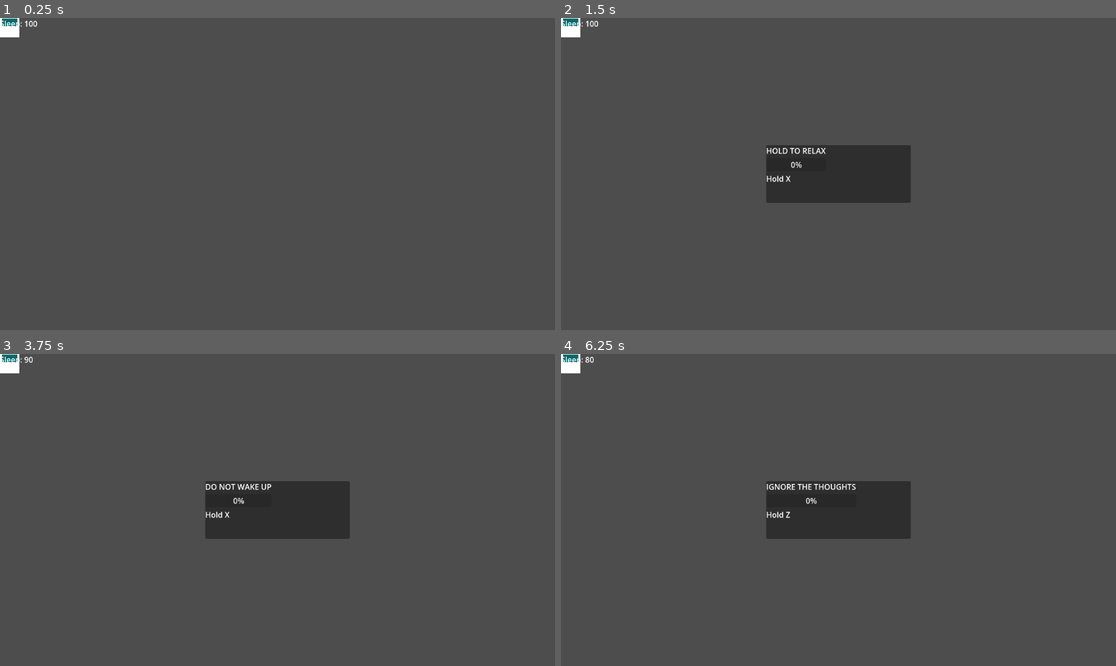
Above: before the commit, frames 1-4 (two rows, left to right).
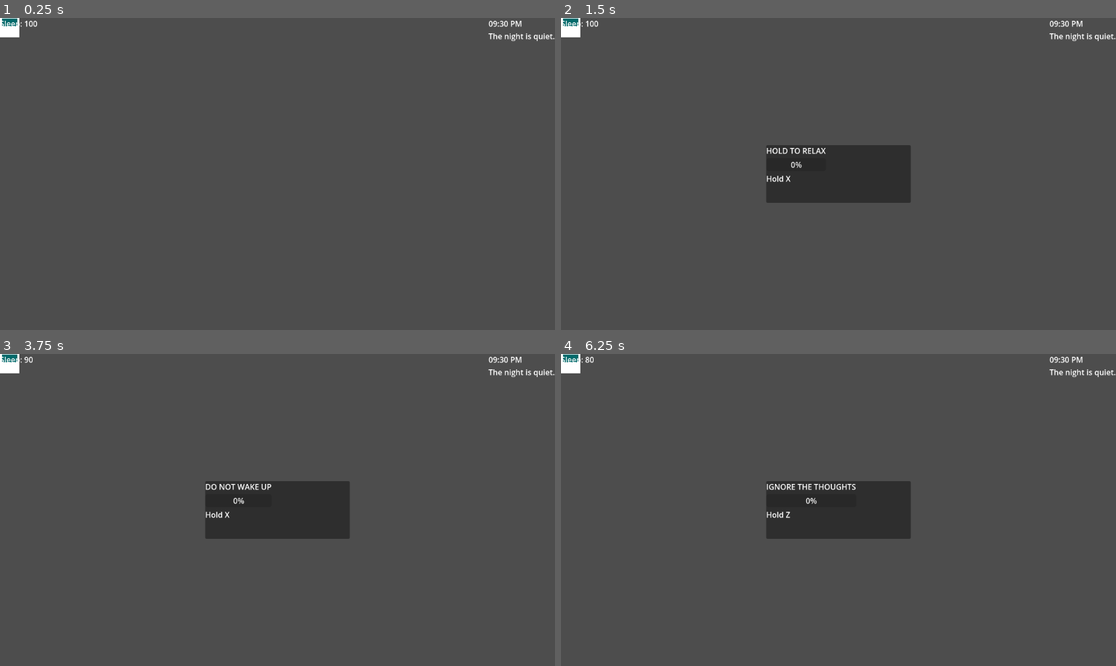
Above: after the commit, the same moments.

Repository: AiDN-Dev/let-me-sleep
Game: Godot game, scene res://Scenes/game.tscn
Same seed, same stepped clock (60 frames per second), same inputs: the game is played once before the commit and once after it. The project has no main scene, so this scene is started directly.
Inputs (mouse positions are in pixels of both pictures, inside the frame that each line leads up to):
- Up to frame 1 (0.25 s): no input
- Up to frame 2 (1.5 s): tap Enter (ui_accept) at 0.5, 0.77, 1.25 s; move the mouse to (960, 158) at 0.52 s; tap Space at 0.6 s; click (960, 158) at 0.67 s; drag from (727, 189) to (810, 236) at 1.27 s
- Up to frame 3 (3.75 s): tap Enter (ui_accept) at 2, 3.5 s; move the mouse to (333, 441) at 2.02 s; tap X at 2.1 s; click (333, 441) at 2.17 s; drag from (249, 572) to (111, 463) at 2.77 s; move the mouse to (444, 556) at 3.52 s; tap Space at 3.6 s; click (444, 556) at 3.67 s
- Up to frame 4 (6.25 s): tap Enter (ui_accept) at 3.77, 4.25, 5 s; drag from (672, 463) to (755, 432) at 4.27 s; move the mouse to (866, 510) at 5.02 s; tap X at 5.1 s; click (866, 510) at 5.17 s; drag from (755, 432) to (727, 525) at 5.77 s

The runs differ from the first frame. In frame 1, 0.2% of the frame differs, in the area x 87-100%, y 0-8%; in frame 2, 0.2%; in frame 3, 0.2%; in frame 4, 0.2%.

Commit message:
Difficutly is now tied to the time of night, Added some display stuff for that and tied mini-game difficulty to the time

Diff:
--- a/Scenes/game.tscn
+++ b/Scenes/game.tscn
@@ -25,6 +25,33 @@
 color = Color(8.904189e-07, 0.41373625, 0.41455206, 1)
 
 [node name="UI" type="CanvasLayer" parent="." unique_id=1549512587]
+
+[node name="PlayerUI" type="Node" parent="UI" unique_id=2142904523]
+
+[node name="SleepScoreLabel" type="Label" parent="UI/PlayerUI" unique_id=497460869]
+offset_right = 93.0
+offset_bottom = 23.0
+text = "Sleep Score:"
+
+[node name="TimeLabel" type="Label" parent="UI/PlayerUI" unique_id=1877776586]
+anchors_preset = 1
+anchor_left = 1.0
+anchor_right = 1.0
+offset_left = -102.0
+offset_bottom = 23.0
+grow_horizontal = 0
+text = "Current Time"
+
+[node name="TimeFlavourText" type="Label" parent="UI/PlayerUI" unique_id=1768669194]
+visible = false
+anchors_preset = 1
+anchor_left = 1.0
+anchor_right = 1.0
+offset_left = -115.0
+offset_top = 23.0
+offset_bottom = 46.0
+grow_horizontal = 0
+text = "blah  blah blah"
 
 [node name="InterruptionManager" type="Node" parent="UI" unique_id=225997389]
 script = ExtResource("2_wowpa")
@@ -134,11 +161,6 @@
 offset_right = 40.0
 offset_bottom = 40.0
 
-[node name="SleepScoreLabel" type="Label" parent="UI" unique_id=497460869]
-offset_right = 93.0
-offset_bottom = 23.0
-text = "Sleep Score:"
-
 [node name="DialogBox" type="Panel" parent="UI" unique_id=463574828]
 visible = false
 anchors_preset = 8
--- a/scripts/game.gd
+++ b/scripts/game.gd
@@ -5,7 +5,8 @@
 @onready var interruption_manager = $UI/InterruptionManager
 #@onready var dog_window = $UI/InterruptionManager/DogInterruptWindow
 #@onready var fail_panel = $UI/FailPanel
-@onready var sleep_label = $UI/SleepScoreLabel
+@onready var sleep_label: Label = $UI/PlayerUI/SleepScoreLabel
+@onready var time_label: Label = $UI/PlayerUI/TimeLabel
 
 var night_progress := 0
 
@@ -13,6 +14,7 @@
 var rng := RandomNumberGenerator.new()
 
 func _ready() -> void:
+	update_time_and_flavour()
 	rng.randomize()
 
 	# Connect QTE signal
@@ -67,6 +69,7 @@
 	if success:
 		SleepManager.adjust_score(5)   # reward for success
 		night_progress += 1
+		update_time_and_flavour()
 		start_sleep()
 	else:
 		SleepManager.adjust_score(-10) # penalty for failure
@@ -99,3 +102,38 @@
 # === UI updates ===
 func _update_sleep_label(new_score: int) -> void:
 	sleep_label.text = "Sleep: %d" % new_score
+
+func get_current_time() -> String:
+	var start_hour = 21
+	var start_minute = 30
+	var total_night_minutes = (7 * 60) + 60 # 10 hours = 600 minutes
+	var max_steps = 20
+
+	var minutes_per_step = total_night_minutes / max_steps
+	var total_minutes_elapsed = int(night_progress * minutes_per_step)
+
+	var hour = start_hour + int((start_minute + total_minutes_elapsed) / 60)
+	var minute = (start_minute + total_minutes_elapsed) % 60
+
+	var period = "AM"
+	if hour >= 24:
+		hour -= 24
+	if hour >= 12:
+		period = "PM"
+		if hour > 12:
+			hour -= 12
+	if hour == 0:
+		hour = 12
+
+	return "%02d:%02d %s" % [hour, minute, period]
+
+func get_flavour_text() -> String:
+	if night_progress <= 5:
+		return "The night is quiet."
+	elif night_progress <= 15:
+		return "The house feels restless."
+	else:
+		return "Every creak keeps you awake."
+
+func update_time_and_flavour():
+	time_label.text = "%s\n%s" % [get_current_time(), get_flavour_text()]
